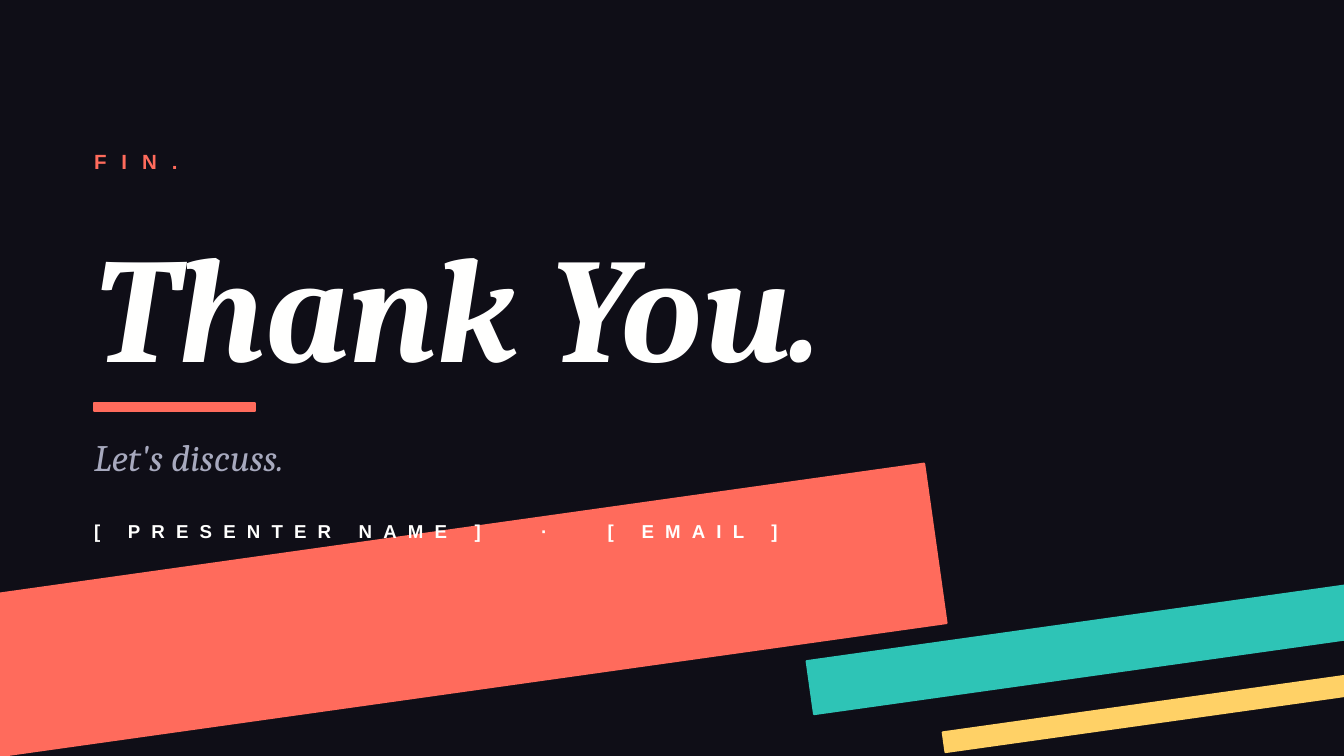
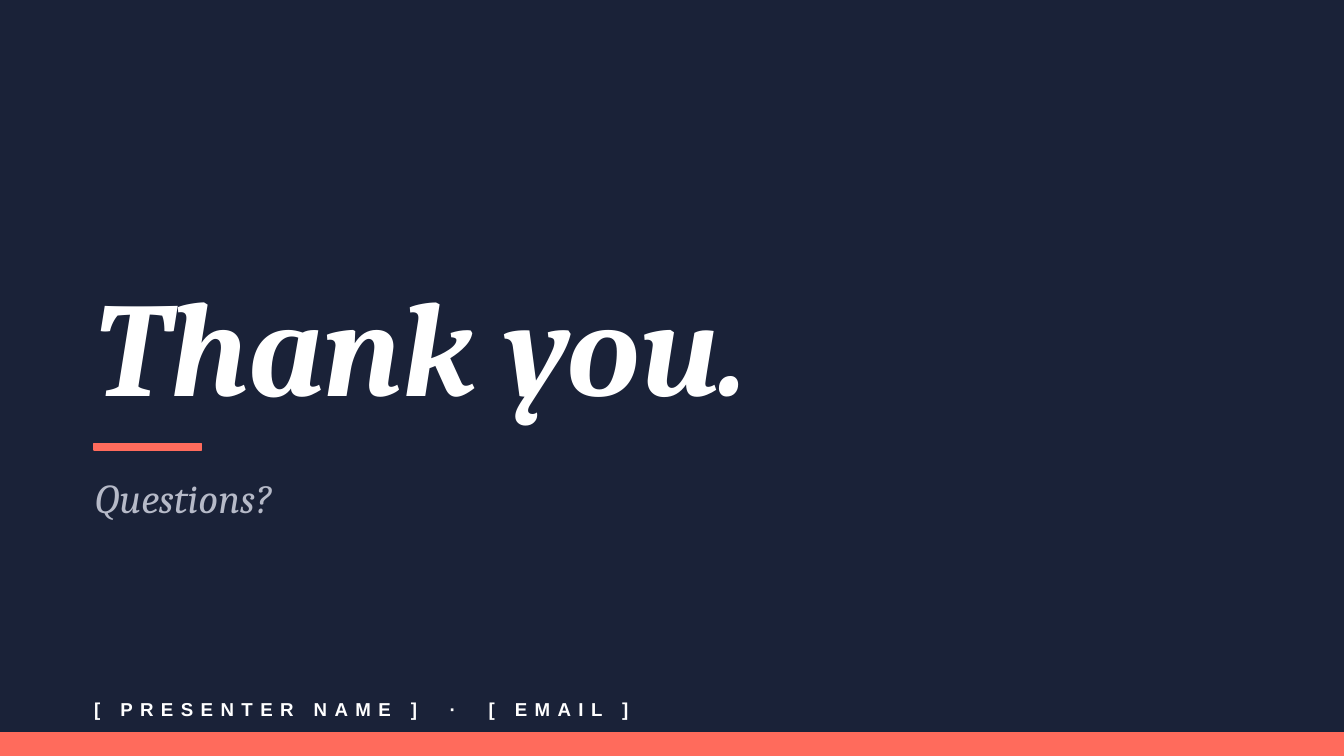
Before and after one commit to KaylahBuilds/walmart-production-readiness-port, a slide deck: slide 13 of Walmart_Production_Readiness_Presentation.pptx (slide 14 before the commit). Drawn at 1344x756 pixels with LibreOffice and Linux fonts; fonts in the diff are those of the drawing. Boxes give left, top, right and bottom in pixels: in the first picture for what was removed or moved away, otherwise in the second. Text is boxed around its words. In the diff, an @@ line names an element or a change of style, - is before the commit and + after.

Commit message:
design: simplify visual style + combined flowchart slide (13 slides)

```diff
--- a/Walmart_Production_Readiness_Presentation.pptx
+++ b/Walmart_Production_Readiness_Presentation.pptx
@@ background #0F0E17 to #1A2238 @@
@@ text removed at <box>94,134,1169,188</box> @@
-FIN.
@@ text at <box>94,302,747,425</box>: text changed; size 80 to 72 pt; text colour #FFFFFE to #FFFFFF @@
-Thank You.
+Thank you.
@@ rectangle: place and size @@
-rectangle at <box>94,403,255,411</box>
+rectangle at <box>94,444,202,450</box>
@@ text removed at <box>94,445,283,472</box> @@
-Let's discuss.
@@ rectangle removed at <box>0,464,947,756</box> @@
@@ text added at <box>94,485,272,520</box>, 22 pt, text #B6BAC8, italic @@
+Questions?
@@ rectangle removed at <box>807,549,1344,714</box> @@
@@ rectangle removed at <box>943,639,1344,752</box> @@
@@ text "[ PRESENTER NAME ] · ...": place and size @@
-text "[ PRESENTER NAME ] · ..." at <box>94,511,1169,551</box>
+text "[ PRESENTER NAME ] · ..." at <box>120,703,603,716</box>
@@ text "[ PRESENTER NAME ] · ..." at <box>120,703,603,716</box>: text colour #FFFFFE to #FFFFFF, letter spacing 6 to 4 pt @@
@@ rectangle added at <box>0,732,1344,756</box>, fill #FF6B5C, outline #FF6B5C 1 pt @@
```
Also in this commit, not shown: 10 other slides changed, 2 slides added, 3 slides removed.
